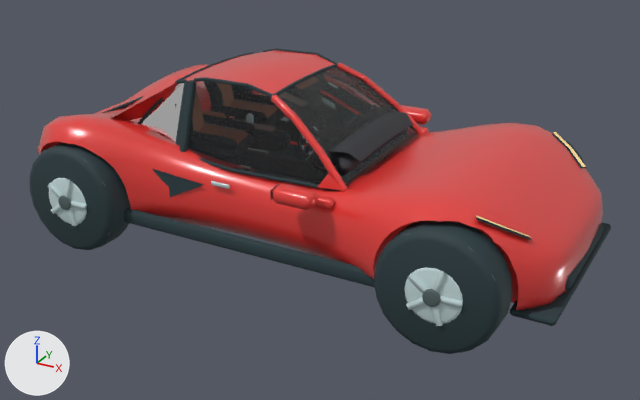
Before and after pictures for a commit that changed the glTF model public/models/racer.glb.
The view is the same before and after, from a camera (50 mm lens) standing at (1.41, -2.5, 1.404) and looking at (0.053, -0.033, 0.171). The axes (+X, +Y, +Z) are drawn at lower left. The lights are the same throughout. The picture after the commit comes second. Vertices at exactly the same position are counted once.

Script lines for the objects in view, before the commit:
```python
me_cube_002 = bpy.data.meshes.new('Cube.002')
me_cube_002.from_pydata(...)  # 2096 vertices, 3824 faces; spans x -0.99..0.96, y -0.43..0.43, z 0.1..0.61
me_cube_002.materials.append(mat_tyre_rubber)  # dark cyan #273b40
me_cube_086 = bpy.data.meshes.new('Cube.086')
me_cube_086.from_pydata(...)  # 1048 vertices, 1956 faces; spans x -0.47..0.29, y -0.299..0.299, z 0.239..0.513
me_cube_086.materials.append(mat_cabin_upholstery)  # dark grey #34353a
me_cylinder_010 = bpy.data.meshes.new('Cylinder.010')
me_cylinder_010.from_pydata(...)  # 1824 vertices, 3328 faces; spans x -0.86..0.85, y -0.51..0.51, z 0.0..0.38
me_cylinder_010.materials.append(mat_rolling_wheels)
ob_cabin_upholstery = bpy.data.objects.new('Cabin upholstery', me_cube_086)
ob_cabin_upholstery.location = (0.0, 0.0, 0.0)
ob_rolling_wheels = bpy.data.objects.new('Rolling wheels', me_cylinder_010)
ob_rolling_wheels.location = (0.0, 0.0, 0.0)
ob_tyre_rubber = bpy.data.objects.new('Tyre rubber', me_cube_002)
ob_tyre_rubber.location = (0.0, 0.0, 0.0)
# also in view: 'Paint racer' at (0.0, 0.0, 0.36); 'Automotive glass' at (-0.152, 0.0, 0.477)
```
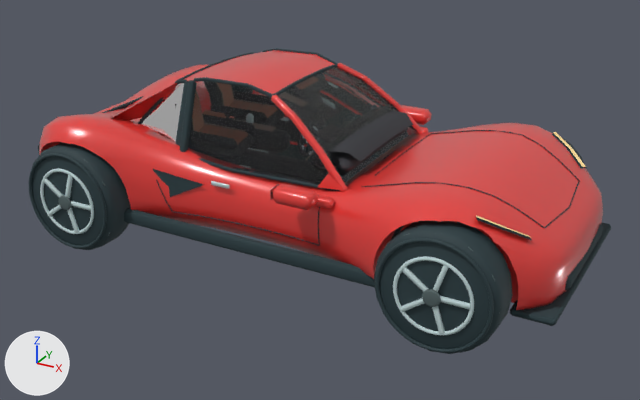
Boxes (x1, y1, x2, y2) around the edits, measured in the pictures (640 x 400 px; the box of a moved part takes in the faces that stretch with it):
'Rolling wheels', reshaped: before (30, 132, 584, 354); after (29, 132, 584, 354)
part 1 of me_cube_002, added: after (38, 130, 565, 246)
part 2 of me_cylinder_010, moved or reshaped (not visible afterwards): before (49, 178, 87, 224)
part 3 of me_cylinder_010, moved or reshaped (not visible afterwards): before (404, 267, 463, 324)
part 4 of me_cylinder_010, built on: before (47, 180, 87, 226); after (29, 153, 107, 249)
part 5 of me_cylinder_010, built on: before (406, 270, 463, 326); after (375, 238, 494, 353)

The change, as a diff of the scene's bpy script:
```diff
--- a/public/models/racer.glb.py
+++ b/public/models/racer.glb.py
@@ me_cube_002 @@
 # used by ob_tyre_rubber; location = (0.0, 0.0, 0.0)
-me_cube_002.from_pydata(...)  # 2096 vertices, 3824 faces; spans x -0.99..0.96, y -0.43..0.43, z 0.1..0.61
+me_cube_002.from_pydata(...)  # 4342 vertices, 7980 faces; spans x -0.99..0.96, y -0.43..0.43, z 0.1..0.61
+# me_cube_002 part 1: 1526 vertices added at x -0.94..0.89, y -0.39..0.39, z 0.18..0.42
+# other edits to the shape of me_cube_002 do not show in these pictures
 me_cube_002.materials.append(mat_tyre_rubber)
@@ me_cylinder_010 @@
 # used by ob_rolling_wheels; location = (0.0, 0.0, 0.0)
-me_cylinder_010.from_pydata(...)  # 1824 vertices, 3328 faces; spans x -0.86..0.85, y -0.51..0.51, z 0.0..0.38
+me_cylinder_010.from_pydata(...)  # 5280 vertices, 10240 faces; spans x -0.86..0.85, y -0.51..0.51, z 0.0..0.38
+# me_cylinder_010 part 2: the loose piece of 100 vertices spanning x -0.76..-0.58, y -0.5..-0.47, z 0.1..0.28 is moved by (0.0, 0.02, 0.0)
+# me_cylinder_010 part 3: the loose piece of 100 vertices spanning x 0.57..0.75, y -0.5..-0.47, z 0.1..0.28 is moved by (0.0, 0.02, 0.0)
+# me_cylinder_010 part 4: 4 vertices moved within x -0.68..-0.65, y -0.5, z 0.17..0.21; 38 vertices removed from x -0.74..-0.58, y -0.51..-0.49, z 0.11..0.27; 902 vertices added at x -0.84..-0.5, y -0.5..-0.46, z 0.02..0.36
+# me_cylinder_010 part 5: 4 vertices moved within x 0.65..0.68, y -0.5, z 0.17..0.21; 38 vertices removed from x 0.59..0.75, y -0.51..-0.49, z 0.11..0.27; 902 vertices added at x 0.49..0.83, y -0.5..-0.46, z 0.02..0.36
+# other edits to the shape of me_cylinder_010 do not show in these pictures
 me_cylinder_010.materials.append(mat_rolling_wheels)
```
